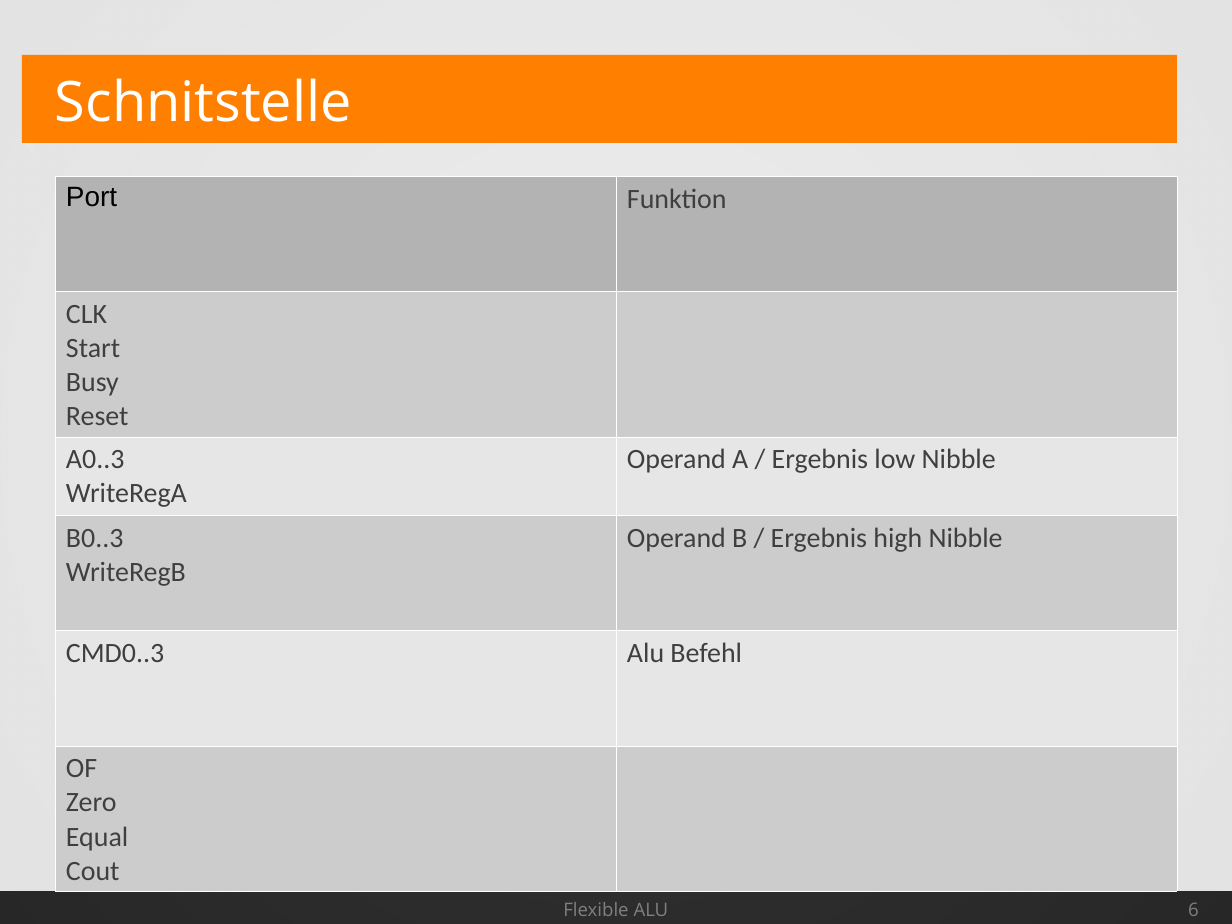
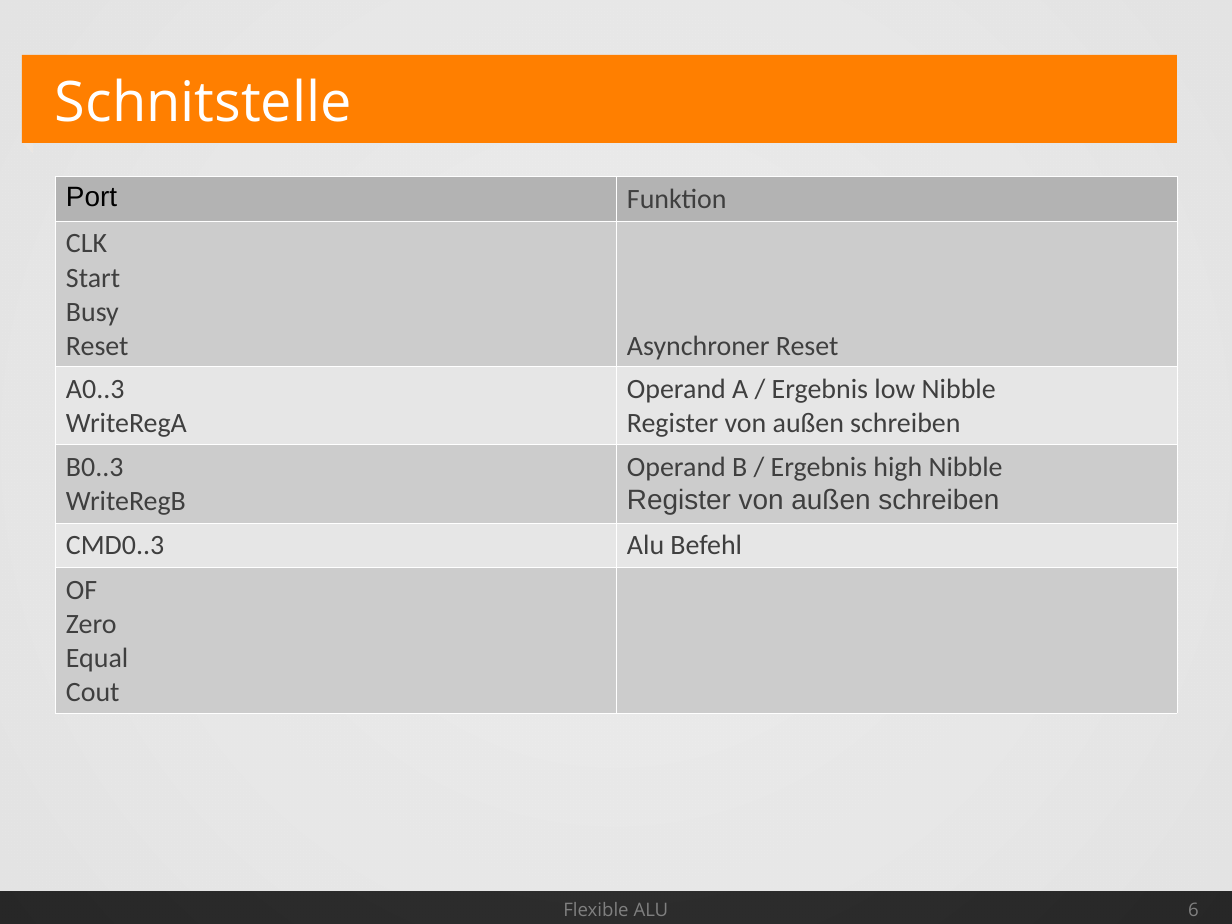
Before and after one commit to Geend/FHDWLogicWorksLib, a slide deck: slide 6 of alu-4/Spec/AluSpec.odp. Drawn at 1232x924 pixels with LibreOffice and Linux fonts; fonts in the diff are those of the drawing. Boxes give left, top, right and bottom in pixels: in the first picture for what was removed or moved away, otherwise in the second. Text is boxed around its words. In the diff, an @@ line names an element or a change of style, - is before the commit and + after.

Commit message:
updated alu-4 presentation

```diff
--- a/alu-4/Spec/AluSpec.odp
+++ b/alu-4/Spec/AluSpec.odp
@@ table at <box>55,176,1177,705</box> @@
-row 2, column 2: 
+row 2, column 2: Asynchroner Reset
-row 3, column 2: Operand A / Ergebnis low Nibble
+row 3, column 2: Operand A / Ergebnis low Nibble / Register von außen schreiben
-row 4, column 2: Operand B / Ergebnis high Nibble
+row 4, column 2: Operand B / Ergebnis high Nibble / Register von außen schreiben
```
Also in this commit, not shown: 3 other slides changed, 2 slides added, 1 other file.
